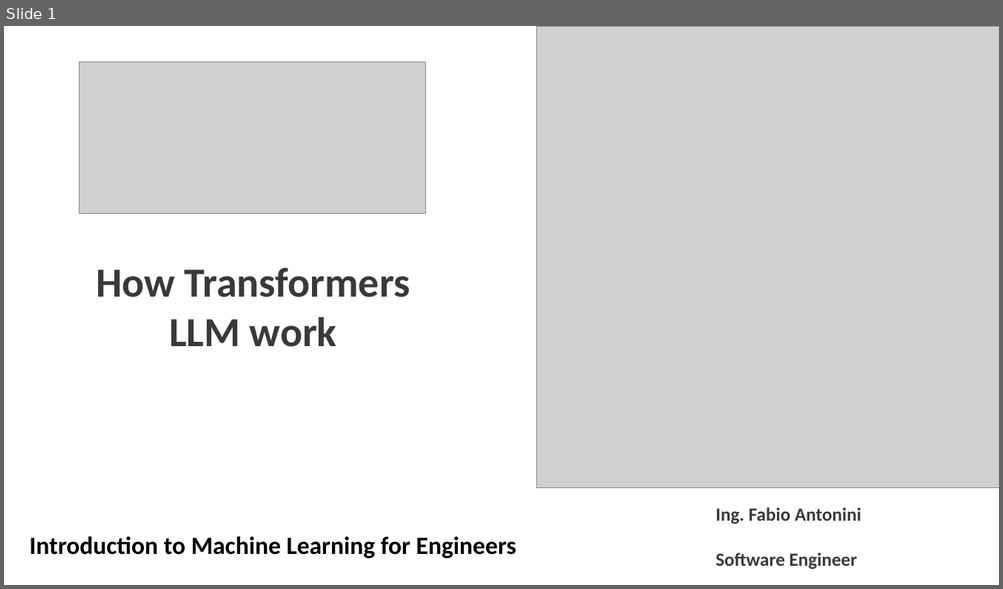
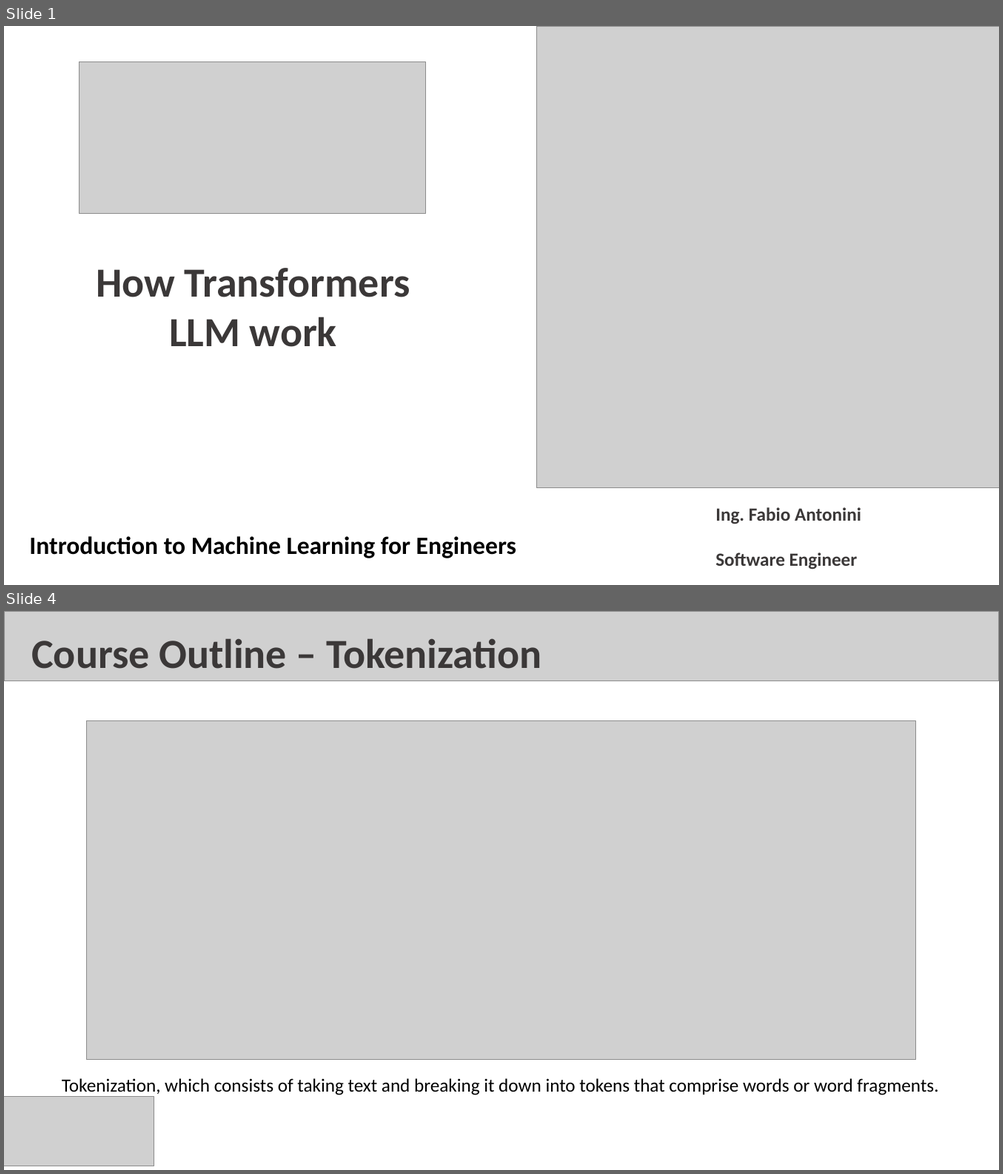
Before and after one commit to fabioantonini/dlai-short-courses, a slide deck: How Transformer LLMs Work/Slides/HowTransformersLLMwork.pptx. Shown one above the other, each under a label of ours: slide 1 before the commit, slides 1 and 4 after it; the slides between them are not shown. The pictures are 1003x589 and 1003x1174 pixels, drawn with LibreOffice and Linux fonts; fonts in the diff are those of the drawing; grey boxes stand for pictures; background and template pictures are left out. Boxes give left, top, right and bottom in pixels: in the first picture for what was removed or moved away, otherwise in the second. Text is boxed around its words. In the diff, an @@ line names an element or a change of style, - is before the commit and + after.

Commit message:
new pictures and pptx updated

```diff
--- a/How Transformer LLMs Work/Slides/HowTransformersLLMwork.pptx
+++ b/How Transformer LLMs Work/Slides/HowTransformersLLMwork.pptx
@@ slide 4 added at [4,611,999,1170], background #FFFFFF @@
@@ picture added at [4,611,999,681] @@
@@ text added at [31,638,542,669], 40 pt, text #3B3838, bold @@
+Course Outline – Tokenization
@@ picture added at [87,721,915,1059] @@
@@ picture added at [4,1096,154,1167] @@
@@ text added at [62,1079,938,1097], 18 pt, text #000000 @@
+Tokenization, which consists of taking text and breaking it down into tokens that comprise words or word fragments.
```
Also in this commit, not shown: 12 other slides added, 1 slide removed, 17 other files.
